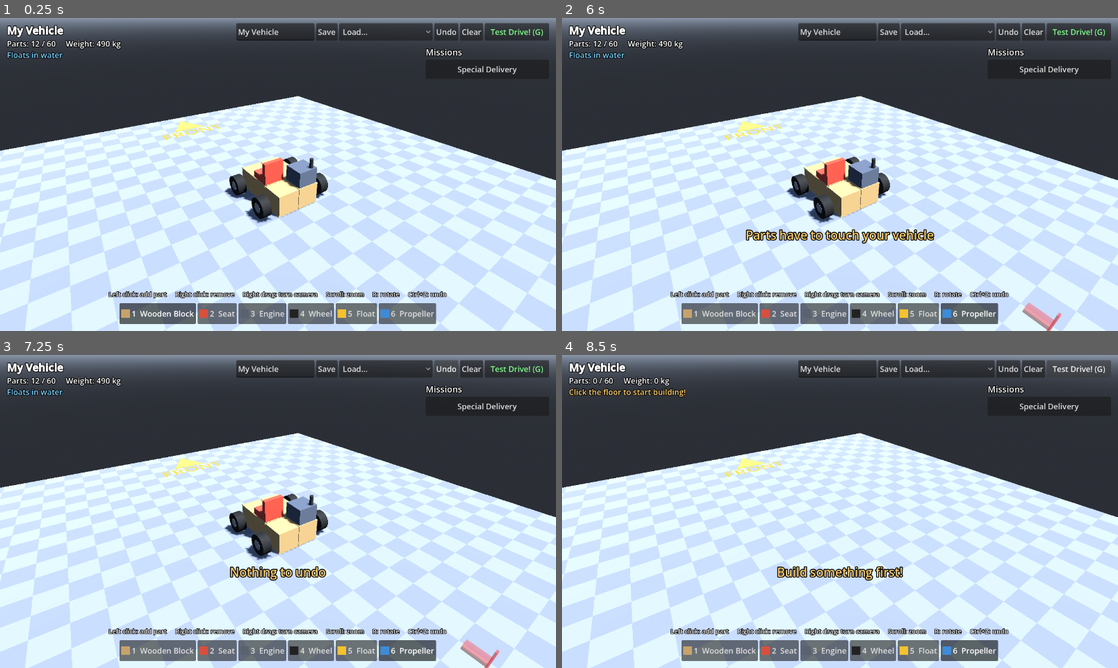
Above: before the commit, frames 1-4 (two rows, left to right).
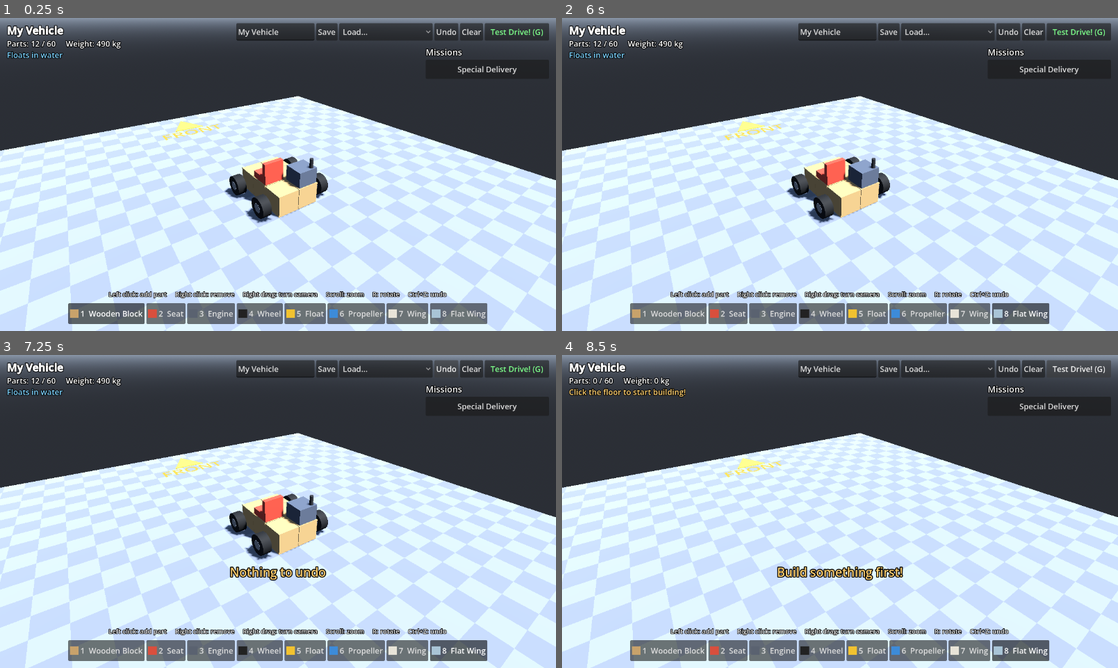
Above: after the commit, the same moments.

Repository: aaronrsiphone/Bodgeworks
Game: Godot game, scene res://garage/garage.tscn
Two runs of this game, one before a commit and one after it. Both use one fixed random seed, a clock stepped at 60 frames per second and the inputs below.
Inputs (mouse positions are in pixels of both pictures, inside the frame that each line leads up to):
- Up to frame 1 (0.25 s): no input
- Up to frame 2 (6 s): click "1 Wooden Block" at 0.5 s; click "2 Seat" at 1.25 s; click "3 Engine" at 2 s; click "4 Wheel" at 2.75 s; click "5 Float" at 3.5 s; click "6 Propeller" at 4.25 s; click (967, 312) at 5 s, where only the run after the commit has a clickable "7 Wing"; click (1017, 312) at 5.75 s, where only the run after the commit has a clickable "8 Flat Wing"
- Up to frame 3 (7.25 s): click "Undo" at 6.5 s
- Up to frame 4 (8.5 s): click "Clear" at 7.25 s; click "Test Drive! (G)" at 8 s

The runs differ from the first frame. In frame 1, 2.3% of the frame differs, in the area x 12-88%, y 91-98%; in frame 2, 3.3%, in the area x 12-90%, y 67-100%; in frame 3, 2.4%; in frame 4, 2.3%.

Commit message:
Wings: lift and drag from airflow, Flat Wing tail, Plane starter (#8)
- vehicle.gd: per-wing lift/drag from the local airflow (velocity + w x r),
  linear Cl with camber up to the stall angle, then a flat-plate drop;
  parasitic + induced + flat-plate drag; applied at the wing; off under water.
- parts.json: "wing" (camber 0.6, lifts when level) and "flat_wing"
  (camber 0, for tails and gliding cars). Propeller air 0.2 -> 0.5 so a
  plane keeps enough thrust once off the ground.
- Plane starter blueprint; winged_buggy test blueprint.
- drive_test: "jump" (winged vs plain buggy off the jump ramp, +44%) and
  "fly" (plane climbs 26 m in 10 s, min upright 0.95); pitch/roll in logs;
  blueprint paths accepted as the vehicle. Both added to run_all.sh.
- Screenshot presets garage_plane and plane_flying; docs updated.

Co-Authored-By: Claude Opus 5.5 <noreply@anthropic.com>
Claude-Session: https://claude.ai/code/session_01Wif9jzWeYz7mmzr4x8yHzv

Diff:
--- /dev/null
+++ b/data/blueprints/plane.json
@@ -0,0 +1,18 @@
+{
+  "_comment": "A small plane. The four propellers pull from the front of the wing, the wheels get it up to speed, the big wing lifts it, and the flat tail wings at the back keep its nose steady. Hold W on a long straight and it takes off by itself.",
+  "name": "Plane",
+  "parts": [
+    { "part": "propeller", "pos": [-3, 0, -1] }, { "part": "propeller", "pos": [-2, 0, -1] },
+    { "part": "propeller", "pos": [2, 0, -1] }, { "part": "propeller", "pos": [3, 0, -1] },
+    { "part": "engine", "pos": [0, 0, -1] },
+    { "part": "seat", "pos": [0, 1, -1] },
+    { "part": "wheel", "pos": [-1, 0, -1] }, { "part": "wheel", "pos": [1, 0, -1] },
+    { "part": "wing", "pos": [-3, 0, 0] }, { "part": "wing", "pos": [-2, 0, 0] }, { "part": "wing", "pos": [-1, 0, 0] },
+    { "part": "wing", "pos": [0, 0, 0] },
+    { "part": "wing", "pos": [1, 0, 0] }, { "part": "wing", "pos": [2, 0, 0] }, { "part": "wing", "pos": [3, 0, 0] },
+    { "part": "flat_wing", "pos": [0, 0, 1] },
+    { "part": "wheel", "pos": [-1, 0, 2] }, { "part": "wheel", "pos": [1, 0, 2] },
+    { "part": "flat_wing", "pos": [0, 0, 2] },
+    { "part": "flat_wing", "pos": [-1, 0, 3] }, { "part": "flat_wing", "pos": [0, 0, 3] }, { "part": "flat_wing", "pos": [1, 0, 3] }
+  ]
+}
--- a/data/parts.json
+++ b/data/parts.json
@@ -1,5 +1,5 @@
 {
-  "_comment": "The part catalog. Every part the game knows a …(232 unchanged characters)… f its push it keeps out of the water (0.2 = a fifth). Add a new part by copying one and changing the numbers.",
+  "_comment": "The part catalog. Every part the game knows a …(232 unchanged characters)… f its push it keeps out of the water (0.5 = half). A wing's area is its size in square metres (more area = more lift and drag), lift multiplies how strongly it lifts, stall is the angle in degrees where it stops lifting, and camber is how much it lifts when it's perfectly level (a curved wing lifts even when flat; a flat tail wing doesn't, which is what keeps a plane's nose steady). Add a new part by copying one and changing the numbers.",
 
   "block": {
     "name": "Wooden Block",
@@ -39,6 +39,20 @@
     "mass": 20,
     "buoyancy": 10,
     "color": "#3d8bd9",
-    "thrust": { "force": 2500, "steer": 30, "air": 0.2 }
+    "thrust": { "force": 2500, "steer": 30, "air": 0.5 }
+  },
+  "wing": {
+    "name": "Wing",
+    "mass": 15,
+    "buoyancy": 20,
+    "color": "#e8e4d8",
+    "wing": { "area": 1.0, "lift": 1.0, "stall": 15, "camber": 0.6 }
+  },
+  "flat_wing": {
+    "name": "Flat Wing",
+    "mass": 10,
+    "buoyancy": 15,
+    "color": "#a9c4d6",
+    "wing": { "area": 1.0, "lift": 1.0, "stall": 15, "camber": 0.0 }
   }
 }
--- /dev/null
+++ b/tests/blueprints/winged_buggy.json
@@ -0,0 +1,15 @@
+{
+  "_comment": "The starter buggy with flat wings: a long one on each side, and a little tail at the back to keep the nose steady. For the jump test.",
+  "name": "Winged Buggy (test)",
+  "parts": [
+    { "part": "block", "pos": [0, 0, 0] }, { "part": "block", "pos": [1, 0, 0] },
+    { "part": "block", "pos": [0, 0, 1] }, { "part": "block", "pos": [1, 0, 1] },
+    { "part": "block", "pos": [0, 0, 2] }, { "part": "block", "pos": [1, 0, 2] },
+    { "part": "seat", "pos": [0, 1, 1] }, { "part": "engine", "pos": [1, 1, 2] },
+    { "part": "wheel", "pos": [-1, 0, 0] }, { "part": "wheel", "pos": [2, 0, 0] },
+    { "part": "wheel", "pos": [-1, 0, 2] }, { "part": "wheel", "pos": [2, 0, 2] },
+    { "part": "flat_wing", "pos": [-1, 0, 1] }, { "part": "flat_wing", "pos": [-2, 0, 1] }, { "part": "flat_wing", "pos": [-3, 0, 1] }, { "part": "flat_wing", "pos": [-4, 0, 1] },
+    { "part": "flat_wing", "pos": [2, 0, 1] }, { "part": "flat_wing", "pos": [3, 0, 1] }, { "part": "flat_wing", "pos": [4, 0, 1] }, { "part": "flat_wing", "pos": [5, 0, 1] },
+    { "part": "flat_wing", "pos": [0, 0, 3] }, { "part": "flat_wing", "pos": [1, 0, 3] }
+  ]
+}
--- a/tests/drive_test.gd
+++ b/tests/drive_test.gd
@@ -4,9 +4,17 @@
 ## Run:  godot --headless --path . --script res://tests/drive_test.gd
 ##   or: godot --headless --path . --script res://tests/drive_test.gd -- amphibian pond
 
-const SCENARIOS := ["straight", "turn", "pond", "ramp", "push", "pyramid", "swim"]
-const VEHICLES := ["buggy", "amphibian", "forklift"]
+const SCENARIOS := ["straight", "turn", "pond", "ramp", "push", "pyramid", "swim", "jump", "fly"]
+const VEHICLES := ["buggy", "amphibian", "forklift", "winged_buggy", "plane"]
+const BLUEPRINTS := {
+	"amphibian": "res://data/blueprints/amphibian.json",
+	"forklift": "res://tests/blueprints/forklift.json",
+	"winged_buggy": "res://tests/blueprints/winged_buggy.json",
+	"plane": "res://data/blueprints/plane.json",
+}
 const FRAMES := 600
+const JUMP_FRAMES := 1500 # the jump scenario can do two jumps, then stops early
+const RAMP_TOP_Z := -42.0 # past here on the jump ramp, losing the ground means we jumped
 
 var main: Node
 var frame := 0
@@ -21,6 +29,13 @@
 var crate_closest_ahead := INF # ...and how close (negative = behind the vehicle)
 var crate_worst_side := 0.0 # ...and how far off to the side
 var failures := 0
+var max_height := -INF
+# Jump scenario: a vehicle with wings first watches a plain buggy jump, to compare.
+var jump_runs: Array[Dictionary] = [] # {name, distance, height} per finished jump
+var jump_start := 0 # frame this jump's run-up started
+var takeoff := Vector3.INF # where the wheels left the ramp
+var airborne := 0 # frames in the air so far
+var jump_top := -INF
 
 
 func _initialize() -> void:
@@ -29,15 +44,16 @@
 		vehicle_arg = args[0]
 	if args.size() > 1:
 		scenario = args[1]
-	if vehicle_arg not in VEHICLES or scenario not in SCENARIOS:
+	# A blueprint path works too (handy for trying out a new design): res://... or user://...
+	var is_path := vehicle_arg.ends_with(".json")
+	if (vehicle_arg not in VEHICLES and not is_path) or scenario not in SCENARIOS:
 		printerr("FAIL unknown vehicle or scenario: %s %s (vehicles: %s, scenarios: %s)" % [vehicle_arg, scenario, VEHICLES, SCENARIOS])
 		quit(1)
 		return
 	main = load("res://world/test_map.tscn").instantiate()
-	if vehicle_arg == "amphibian":
-		main.blueprints.assign(["res://data/blueprints/amphibian.json"])
-	if vehicle_arg == "forklift":
-		main.blueprints.assign(["res://tests/blueprints/forklift.json"])
+	if BLUEPRINTS.has(vehicle_arg) or is_path:
+		# The test map spawns the first one. The buggy comes second, for comparing jumps.
+		main.blueprints.assign([BLUEPRINTS.get(vehicle_arg, vehicle_arg), "res://data/blueprints/buggy.json"])
 	root.add_child(main)
 	print("physics engine: ", ProjectSettings.get_setting("physics/3d/physics_engine"))
 
@@ -70,6 +86,12 @@
 		if scenario == "ramp":
 			# Line up on the boat ramp facing into the pond (+x).
 			v.global_transform = Transform3D(Basis(Vector3.UP, -PI / 2), Vector3(15, 1, -10))
+		if scenario == "fly":
+			# The long open runway along the east side of the map, heading north.
+			v.global_transform = Transform3D(Basis.IDENTITY, Vector3(100, 1, 110))
+		if scenario == "jump" and vehicle_arg != "buggy":
+			main.spawn_vehicle(1) # the plain buggy jumps first
+			v = main.vehicle
 		start_pos = v.global_position
 		last_heading = _heading(v)
 	match scenario:
@@ -95,6 +117,15 @@
 		"swim":
 			if frame > 30: Input.action_press("accelerate")
 			if frame > 120: Input.action_press("steer_left")
+		"fly":
+			if frame > 30: Input.action_press("accelerate")
+		"jump":
+			if frame - jump_start > 30: Input.action_press("accelerate")
+			if _track_jump(v):
+				return _finish()
+			v = main.vehicle # may have swapped from the buggy to the vehicle under test
+	if frame > 2:
+		max_height = maxf(max_height, v.global_position.y)
 	min_upright = minf(min_upright, v.global_basis.y.y)
 	if frame > 2:
 		var h := _heading(v)
@@ -106,22 +137,64 @@
 		crate_worst_ahead = maxf(crate_worst_ahead, ahead)
 		crate_closest_ahead = minf(crate_closest_ahead, ahead)
 		crate_worst_side = maxf(crate_worst_side, absf(to_crate.dot(v.global_basis.x)))
-	if frame % 30 == 0:
+	if frame % (10 if scenario == "jump" and takeoff != Vector3.INF else 30) == 0:
 		var up := v.global_basis.y
 		var grounded := v.wheels.filter(func(w): return w.grounded).size()
 		var heading := _heading(v)
-		print("t=%4.1fs pos=(%6.1f %5.2f %6.1f) speed=%5.1f km/h upright=%.2f wheels_down=%d heading=%4.0f" % [
+		# pitch: + = nose up. roll: + = leaning right. (degrees)
+		var pitch := rad_to_deg(asin(clampf(-v.global_basis.z.y, -1.0, 1.0)))
+		var roll := rad_to_deg(asin(clampf(-v.global_basis.x.y, -1.0, 1.0)))
+		print("t=%4.1fs pos=(%6.1f %5.2f %6.1f) speed=%5.1f km/h upright=%.2f pitch=%3.0f roll=%3.0f wheels_down=%d heading=%4.0f" % [
 			frame / 60.0, v.global_position.x, v.global_position.y, v.global_position.z,
-			v.speed_kmh(), up.y, grounded, heading])
+			v.speed_kmh(), up.y, pitch, roll, grounded, heading])
 		if crate:
 			print("        crate=(%6.1f %5.2f %6.1f) %.1f m ahead" % [crate.position.x, crate.position.y, crate.position.z, (crate.position - v.global_position).dot(-v.global_basis.z)])
-	if frame == FRAMES:
+	if scenario == "jump" and frame >= JUMP_FRAMES:
+		check(false, "finished both jumps within %d frames" % JUMP_FRAMES)
+		return _finish()
+	if frame == FRAMES and scenario != "jump":
 		print("min upright: %.2f  %s" % [min_upright, "FLIPPED" if min_upright < 0.3 else "stayed upright"])
 		_check_expectations(v)
 		return _finish()
 	return false
 
 
+## Jump scenario: watches for the wheels leaving the jump ramp and landing again.
+## Returns true when every jump is done (and checks have run).
+func _track_jump(v: Vehicle) -> bool:
+	var grounded := v.wheels.filter(func(w): return w.grounded).size()
+	if takeoff == Vector3.INF:
+		if grounded == 0 and v.global_position.z < RAMP_TOP_Z:
+			takeoff = v.global_position
+			print("        %s took off at %.1f km/h" % [v.blueprint_name, v.speed_kmh()])
+		return false
+	jump_top = maxf(jump_top, v.global_position.y)
+	airborne += 1
+	if grounded == 0 or airborne < 10:
+		return false
+	var d := Vector2(v.global_position.x - takeoff.x, v.global_position.z - takeoff.z).length()
+	jump_runs.append({"name": v.blueprint_name, "distance": d, "height": jump_top - takeoff.y})
+	print("        %s landed: jumped %.1f m, %.1f m above the ramp top, %.1f s in the air" % [v.blueprint_name, d, jump_top - takeoff.y, airborne / 60.0])
+	var want := 1 if vehicle_arg == "buggy" else 2
+	if jump_runs.size() < want:
+		# Now the vehicle under test, from the same start.
+		Input.action_release("accelerate")
+		main.spawn_vehicle(0)
+		jump_start = frame
+		takeoff = Vector3.INF
+		airborne = 0
+		jump_top = -INF
+		return false
+	print("min upright: %.2f" % min_upright)
+	check(min_upright > 0.5, "didn't flip on the jump (min upright %.2f > 0.5)" % min_upright)
+	if want == 2:
+		var plain: float = jump_runs[0].distance
+		var winged: float = jump_runs[1].distance
+		check(winged >= plain * 1.3, "%s jumped at least 30%% further than the plain buggy (%.1f m vs %.1f m, %+.0f%%)" % [
+			jump_runs[1].name, winged, plain, (winged / plain - 1.0) * 100.0])
+	return true
+
+
 ## 0 = north, +90 = west (turned left).
 func _heading(v: Vehicle) -> float:
 	var fwd := -v.global_basis.z
@@ -131,9 +204,14 @@
 func _check_expectations(v: Vehicle) -> void:
 	var moved := Vector2(v.global_position.x - start_pos.x, v.global_position.z - start_pos.z).length()
 	print("travelled %.1f m, turned %.0f deg" % [moved, turned])
-	# Every scenario: nothing should tip over.
-	check(min_upright > 0.8, "stayed upright (min upright %.2f > 0.8)" % min_upright)
+	# Every scenario: nothing should tip over. Planes may bank and pitch a bit more.
+	var upright_min := 0.5 if scenario == "fly" else 0.8
+	check(min_upright > upright_min, "stayed upright (min upright %.2f > %.1f)" % [min_upright, upright_min])
 	match scenario:
+		"fly":
+			var climb := v.global_position.y - start_pos.y
+			print("height: start %.1f m, highest %.1f m, end %.1f m" % [start_pos.y, max_height, v.global_position.y])
+			check(climb >= 5.0, "took off and climbed at least 5 m by itself (%.1f m)" % climb)
 		"straight":
 			check(moved >= 60.0, "travelled at least 60 m (%.1f m)" % moved)
 		"turn":
--- a/tests/screenshot_presets.json
+++ b/tests/screenshot_presets.json
@@ -11,6 +11,21 @@
       "scene": "res://garage/garage.tscn",
       "camera": {"position": [-2.5, 3.2, 5.5], "look_at": [0.5, 0.6, 1.0]},
       "seconds": 0.5
+    },
+    {
+      "name": "garage_plane",
+      "scene": "res://garage/garage.tscn",
+      "blueprint": "res://data/blueprints/plane.json",
+      "camera": {"position": [-6, 6, 7], "look_at": [0, 0, 0.5]},
+      "seconds": 0.5
+    },
+    {
+      "name": "plane_flying",
+      "scene": "res://world/test_map.tscn",
+      "blueprint": "res://data/blueprints/plane.json",
+      "vehicle": {"position": [100, 1, 110], "yaw": 0},
+      "hold": ["accelerate"],
+      "seconds": 6.0
     },
     {
       "name": "test_map_overview",
--- a/vehicle/part_visuals.gd
+++ b/vehicle/part_visuals.gd
@@ -31,6 +31,10 @@
 			blades.add_child(box(Vector3(0.9, 0.12, 0.05), Vector3.ZERO, color))
 			blades.add_child(box(Vector3(0.12, 0.9, 0.05), Vector3.ZERO, color))
 			root.add_child(blades)
+		"wing", "flat_wing":
+			# A thin board with a rounder front edge. (It still collides like a full cube.)
+			root.add_child(box(Vector3(0.98, 0.08, 0.98), Vector3(0, -0.2, 0), color))
+			root.add_child(cylinder(0.06, 0.98, color, Vector3(0, 0, PI / 2), Vector3(0, -0.2, -0.46)))
 		"engine":
 			root.add_child(box(Vector3(0.9, 0.7, 0.9), Vector3(0, -0.15, 0), color))
 			root.add_child(cylinder(0.08, 0.5, Color("#333333"), Vector3.ZERO, Vector3(0.25, 0.35, 0.3)))
--- a/vehicle/vehicle.gd
+++ b/vehicle/vehicle.gd
@@ -7,6 +7,7 @@
 ## every physics tick each part pushes on the body at its own position:
 ##   wheels     -> raycast suspension, drive, grip
 ##   propellers -> thrust
+##   wings      -> lift and drag from the air flowing over them
 ##   everything -> buoyancy and drag when it is under water
 ## Pushing at the part's position (not the middle) is what makes off-centre
 ## thrust turn you and heavy parts tip you.
@@ -21,6 +22,12 @@
 const WATER_DRAG_UP := 300.0 # strong: stops bobbing and bouncing out
 const WATER_DRAG_FORWARD := 40.0 # weak: so propellers can push you along
 const WATER_DRAG_SIDE := 200.0 # like a keel: you carve turns instead of sliding sideways
+# Wings (per-wing numbers like area and stall angle live in data/parts.json).
+const AIR_DENSITY := 10.0 # kg per m3. Real air is 1.2; ours is much thicker so heavy wooden planes can fly.
+const WING_SLOPE := 5.0 # how fast lift grows as the nose tips up (per radian, about 0.09 per degree)
+const WING_DRAG := 0.02 # drag of the wing slicing edge-on through the air
+const WING_INDUCED := 0.05 # extra drag that comes with making lift (lift is never free)
+const WING_STALLED := 0.8 # lift after a stall, like a flat board held in the wind
 
 # Set these from outside (the player's controls).
 var throttle := 0.0 # -1 reverse .. +1 forward
@@ -31,6 +38,7 @@
 var parts: Array[Dictionary] = []
 var wheels: Array[Dictionary] = []
 var thrusters: Array[Dictionary] = []
+var wings: Array[Dictionary] = []
 var engine_force := 0.0
 var top_speed := 0.0
 var has_seat := false
@@ -156,6 +164,12 @@
 		p["swivel"] = deg_to_rad(float(def.thrust.get("steer", 0)))
 		p["air"] = float(def.thrust.get("air", 1.0))
 		thrusters.append(p)
+	if def.has("wing"):
+		p["area"] = float(def.wing.get("area", 1.0))
+		p["lift"] = float(def.wing.get("lift", 1.0))
+		p["stall"] = deg_to_rad(float(def.wing.get("stall", 15)))
+		p["camber"] = float(def.wing.get("camber", 0.0))
+		wings.append(p)
 
 
 func _physics_process(delta: float) -> void:
@@ -195,6 +209,7 @@
 		if t.has("spinner"):
 			t.spinner.rotate_z(throttle * delta * 25.0 if powered else 0.0)
 
+	_apply_wings(com_global)
 	_apply_water(com_global)
 	apply_central_force(-linear_velocity * linear_velocity.length() * AIR_DRAG)
 
@@ -252,6 +267,46 @@
 		var vis: Node3D = w.visual
 		vis.position = w.pos - Vector3.UP * (dist_from_mount - w.radius)
 		vis.basis = Basis(Vector3.UP, _steer_angle if w.steers else 0.0) * Basis(Vector3.RIGHT, w.spin)
+
+
+## Wings: lift and drag from the air flowing over each wing, pushed at the wing's
+## own position. So wings in front of the middle lift the nose, wings at the back
+## (a tail) keep the nose pointing where you're going, like the feathers on a dart.
+func _apply_wings(com_global: Vector3) -> void:
+	for wg in wings:
+		var at := to_global(wg.pos)
+		# Air only: under water the wing just acts like any other part (water drag).
+		var dry := 1.0 - submerged_at(at)
+		# How fast this wing moves through the air. Spinning counts too, so a
+		# wing far from the middle feels more wind when you roll or pitch.
+		var vel := linear_velocity + angular_velocity.cross(at - com_global)
+		var speed := vel.length()
+		if dry <= 0.0 or speed < 0.5:
+			continue
+		var flow_dir := vel / speed # the way the wing moves (the air comes the other way)
+		var normal: Vector3 = global_basis * (wg.basis * Vector3.UP) # wings lie flat: up is out of the wing
+		# Angle of attack: how steeply the air hits the wing from below (+) or above (-).
+		var alpha := asin(clampf(-flow_dir.dot(normal), -1.0, 1.0))
+		var cl: float = _lift_coefficient(alpha, wg.stall, wg.camber) * wg.lift
+		# A flat board pushed sideways through the air has lots of drag (sin^2 part).
+		var cd: float = WING_DRAG + WING_INDUCED * cl * cl + sin(alpha) * sin(alpha)
+		var q: float = 0.5 * AIR_DENSITY * speed * speed * wg.area * dry # "wind pressure" on this wing
+		# Lift is at right angles to the airflow, on the wing's "up" side.
+		var lift_dir := normal - flow_dir * normal.dot(flow_dir)
+		var force: Vector3 = -flow_dir * q * cd
+		if lift_dir.length_squared() > 1e-6:
+			force += lift_dir.normalized() * q * cl
+		apply_force(force, at - global_position)
+
+
+## How much lift a wing makes at a given angle of attack (radians).
+## Rises in a straight line, until the stall angle: there the air stops
+## following the wing and most of the lift suddenly goes away.
+## camber is the lift it makes when perfectly level (a curved wing lifts even when flat).
+func _lift_coefficient(alpha: float, stall: float, camber: float) -> float:
+	if absf(alpha) <= stall:
+		return camber + WING_SLOPE * alpha
+	return WING_STALLED * sin(2.0 * alpha)
 
 
 ## How much of a one-cell part at this point is under water: 0 (dry) to 1 (fully under).
Not shown, changed: CLAUDE.md
Not shown, changed: docs/getting-started.md
Not shown, changed: docs/implementation-plan.md
Not shown, changed: tests/run_all.sh
